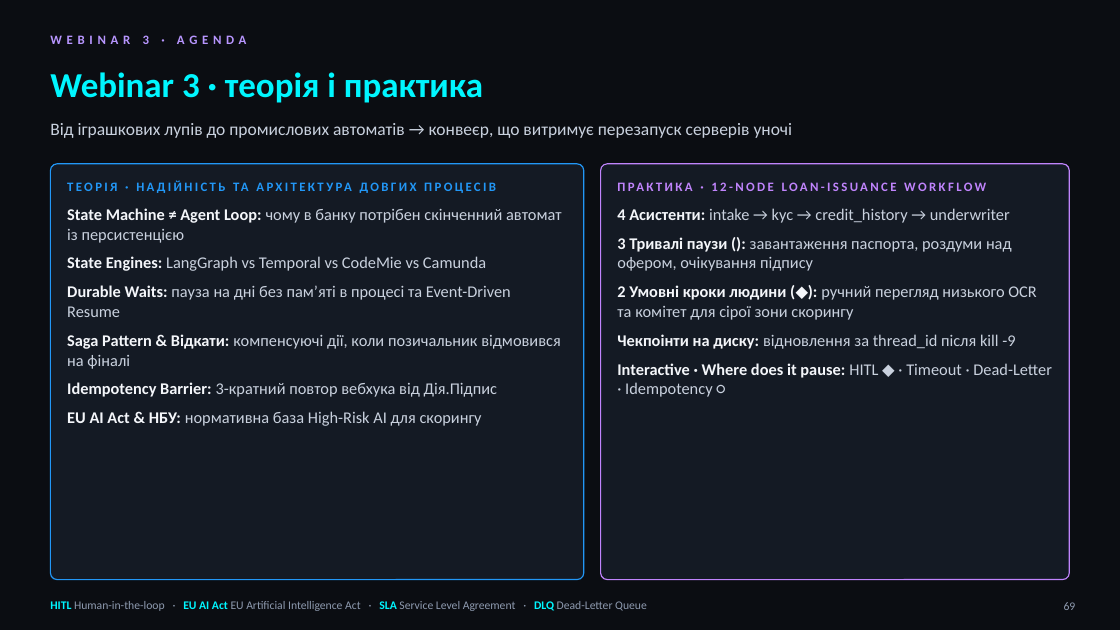
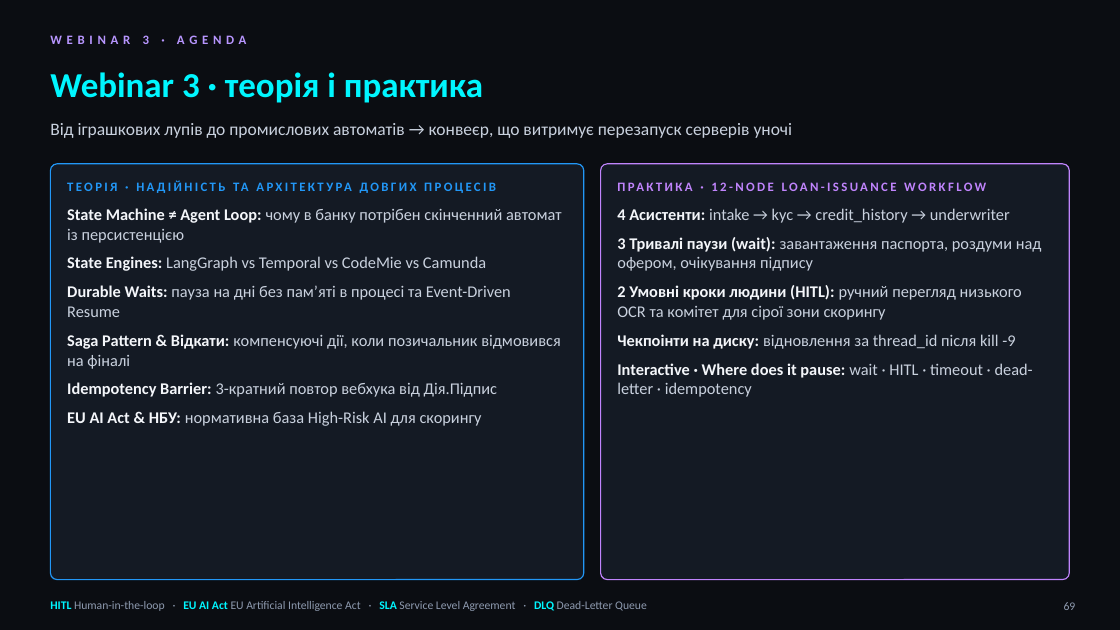
Before and after one commit to zinur/loan-copilot, a slide deck: slide 69 of Loan_Copilot_Workshop.pptx. Drawn at 1120x630 pixels with LibreOffice and Linux fonts; fonts in the diff are those of the drawing. Boxes give left, top, right and bottom in pixels: in the first picture for what was removed or moved away, otherwise in the second. Text is boxed around its words. In the diff, an @@ line names an element or a change of style, - is before the commit and + after.

```diff
--- a/Loan_Copilot_Workshop.pptx
+++ b/Loan_Copilot_Workshop.pptx
@@ text at (617, 237, 1042, 320): text changed @@
-3 Тривалі паузи (): завантаження паспорта, роздуми над офером, очікування підпису
-2 Умовні кроки людини (◆): ручний перегляд низького OCR та комітет для сірої зони скорингу
+3 Тривалі паузи (wait): завантаження паспорта, роздуми над офером, очікування підпису
+2 Умовні кроки людини (HITL): ручний перегляд низького OCR та комітет для сірої зони скорингу
@@ text at (617, 363, 1033, 397): text changed @@
-Interactive · Where does it pause: HITL ◆ · Timeout · Dead-Letter · Idempotency ○
+Interactive · Where does it pause: wait · HITL · timeout · dead-letter · idempotency
```
Also in this commit, not shown: 12 other slides changed, 2 slides removed, 20 other files.
